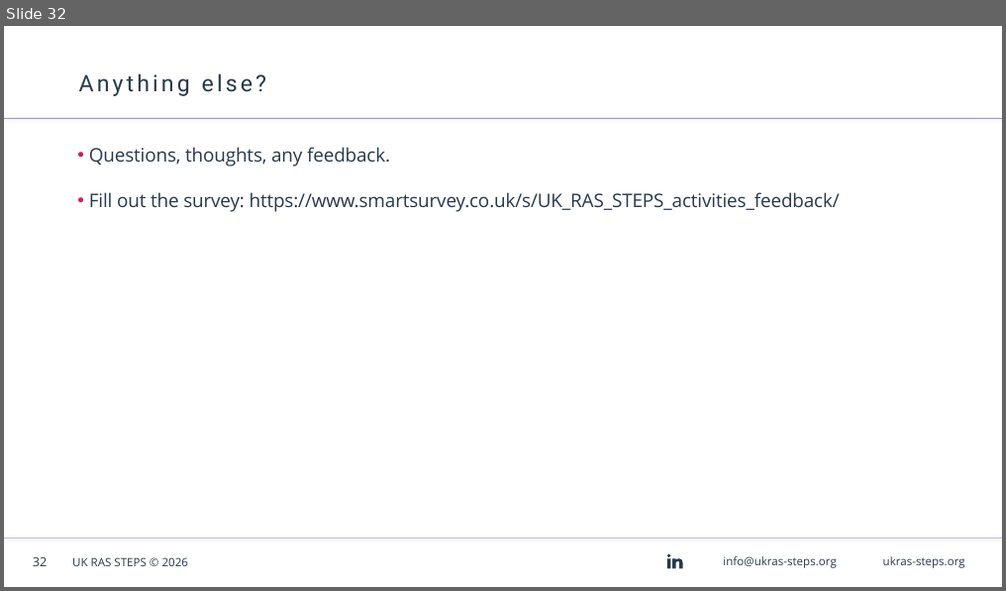
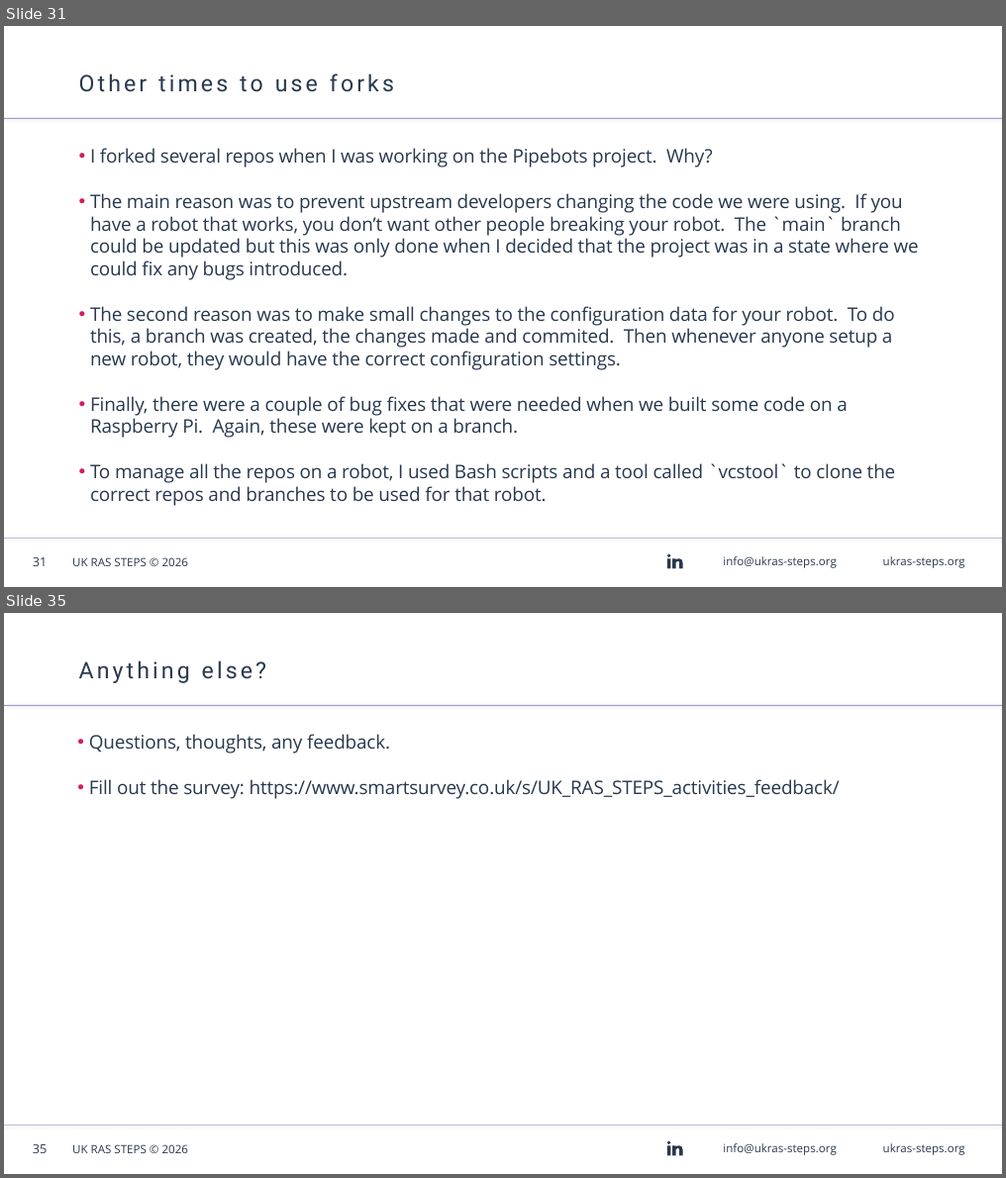
Before and after one commit to AndyBlightLeeds/git-github-workshop, a slide deck: presentation/Git & GitHub Workshop - Linux.odp. Shown one above the other, each under a label of ours: slide 32 before the commit, slides 31 and 35 after it; the slides between them are not shown. The pictures are 1006x591 and 1006x1178 pixels, drawn with LibreOffice and Linux fonts; fonts in the diff are those of the drawing; background and template pictures are left out. Boxes give left, top, right and bottom in pixels: in the first picture for what was removed or moved away, otherwise in the second. Text is boxed around its words. In the diff, an @@ line names an element or a change of style, - is before the commit and + after.

```diff
--- a/presentation/Git & GitHub Workshop - Linux.odp
+++ b/presentation/Git & GitHub Workshop - Linux.odp
@@ slide 31 added at (4, 26, 1002, 587), background #FFFFFF; not listed: 7 template elements that a slide beside it also shows @@
@@ title added at (79, 74, 394, 92), 22 pt, text #28384E @@
+Other times to use forks
@@ text added at (90, 148, 919, 506), 18 pt, text #28384E @@
+• I forked several repos when I was working on the Pipebots project. Why?
+• The main reason was to prevent upstream developers changing the code we were using. If you have a robot that works, you don’t want other people breaking your robot. The `main` branch could be updated but this was only done when I decided that the project was in a state where we could fix any bugs introduced.
+• The second reason was to make small changes to the configuration data for your robot. To do this, a branch was created, the changes made and commited. Then whenever anyone setup a new robot, they would have the correct configuration settings.
+• Finally, there were a couple of bug fixes that were needed when we built some code on a Raspberry Pi. Again, these were kept on a branch.
+• To manage all the repos on a robot, I used Bash scripts and a tool called `vcstool` to clone the correct repos and branches to be used for that robot.
@@ what was slide 32 is now slide 35 @@
@@ page number at (33, 1145, 47, 1154): text changed @@
-32
+35
```
Also in this commit, not shown: 6 slides changed, 8 other slides added, 6 slides removed, 1 other file.
